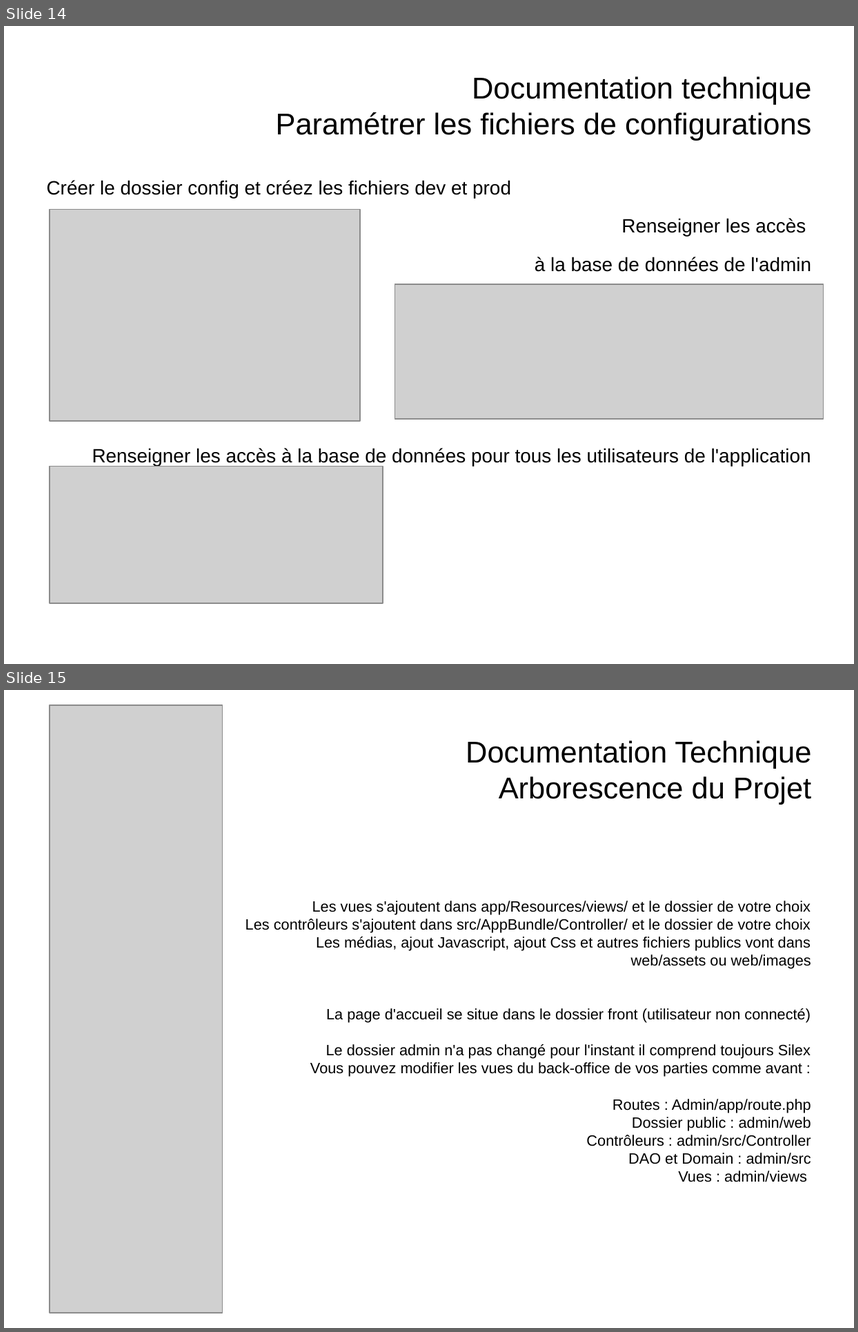
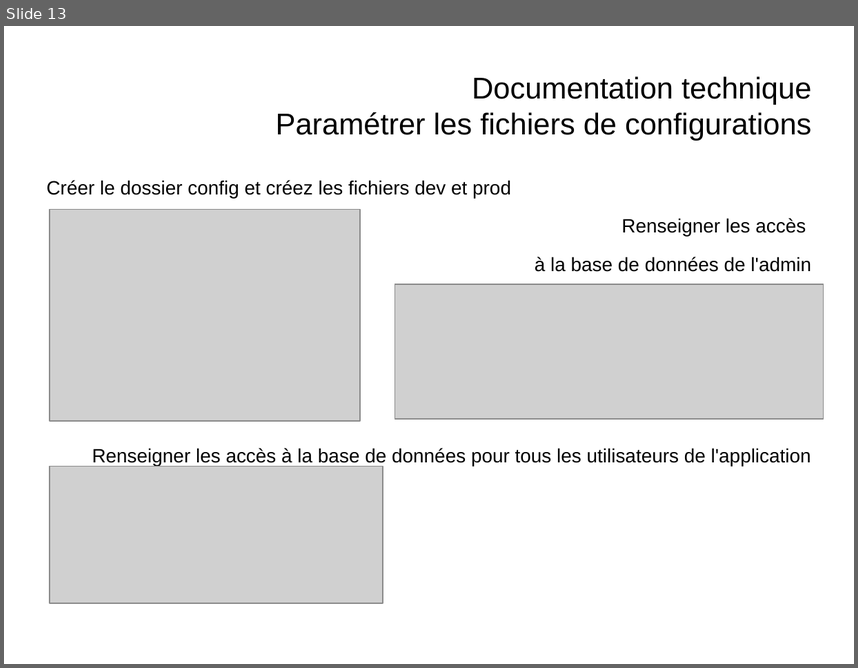
Before and after one commit to PlanesZwalker/FreelancerSIO, a slide deck: web/doc/DocumentationTechniquePPE.odp. Shown one above the other, each under a label of ours: slides 14 and 15 before the commit, slide 13 after it. The pictures are 858x1332 and 858x668 pixels, drawn with LibreOffice and Linux fonts; fonts in the diff are those of the drawing; grey boxes stand for pictures. Boxes give left, top, right and bottom in pixels: in the first picture for what was removed or moved away, otherwise in the second. Text is boxed around its words. In the diff, an @@ line names an element or a change of style, - is before the commit and + after.

Commit message:
Documentation

```diff
--- a/web/doc/DocumentationTechniquePPE.odp
+++ b/web/doc/DocumentationTechniquePPE.odp
@@ slide 15 removed at <box>4,690,854,1328</box>, background #FFFFFF @@
@@ picture removed at <box>50,705,222,1312</box> @@
@@ title removed at <box>466,740,811,805</box> @@
-Documentation Technique
-Arborescence du Projet
@@ subtitle removed at <box>245,900,811,1182</box> @@
-Les vues s'ajoutent dans app/Resources/views/ et le dossier de votre choix
-Les contrôleurs s'ajoutent dans src/AppBundle/Controller/ et le dossier de votre choix
-Les médias, ajout Javascript, ajout Css et autres fichiers publics vont dans
-web/assets ou web/images
-La page d'accueil se situe dans le dossier front (utilisateur non connecté)
-Le dossier admin n'a pas changé pour l'instant il comprend toujours Silex
-Vous pouvez modifier les vues du back-office de vos parties comme avant :
-Routes : Admin/app/route.php
-Dossier public : admin/web
-Contrôleurs : admin/src/Controller
-DAO et Domain : admin/src
-Vues : admin/views
@@ what was slide 14 is now slide 13 @@
```
Also in this commit, not shown: 2 slides changed, 6 slides added, 2 other slides removed, 20 other files.
